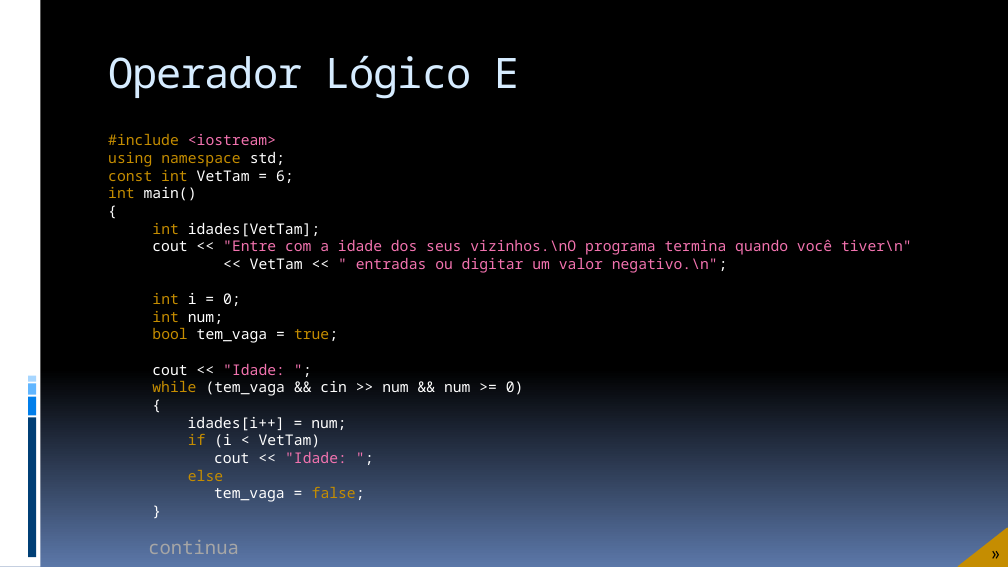
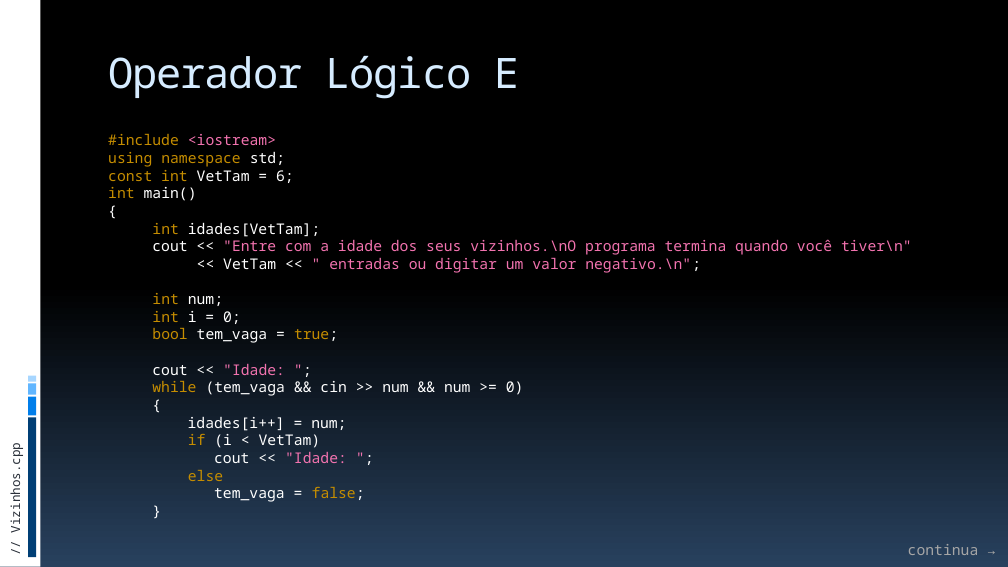
Before and after one commit to JudsonSS/ProgComp, a slide deck: slide 12 of Slides/21. Operadores Lógicos.pptx. Drawn at 1008x567 pixels with LibreOffice and Linux fonts; fonts in the diff are those of the drawing. Boxes give left, top, right and bottom in pixels: in the first picture for what was removed or moved away, otherwise in the second. Text is boxed around its words. In the diff, an @@ line names an element or a change of style, - is before the commit and + after.

```diff
--- a/Slides/21. Operadores Lógicos.pptx
+++ b/Slides/21. Operadores Lógicos.pptx
@@ background gradient #000000 to #5B77A8 to gradient #000000 to #28415E @@
@@ text at (152, 293, 241, 324): text changed @@
-int i = 0;
-int num;
+int num;
+int i = 0;
@@ text added at (7, 451, 24, 530), 12 pt, text #272D38 @@
+// Vizinhos.cpp
@@ text "continua →": place and size @@
-text "continua →" at (148, 540, 239, 554)
+text "continua →" at (908, 544, 979, 555)
@@ text "continua →" at (908, 544, 979, 555): size 18 to 14 pt @@
@@ freeform shape removed at (959, 529, 1008, 567) @@
@@ text removed at (977, 536, 1008, 567) @@
-»
```
Also in this commit, not shown: 23 other slides changed, 8 other files.
